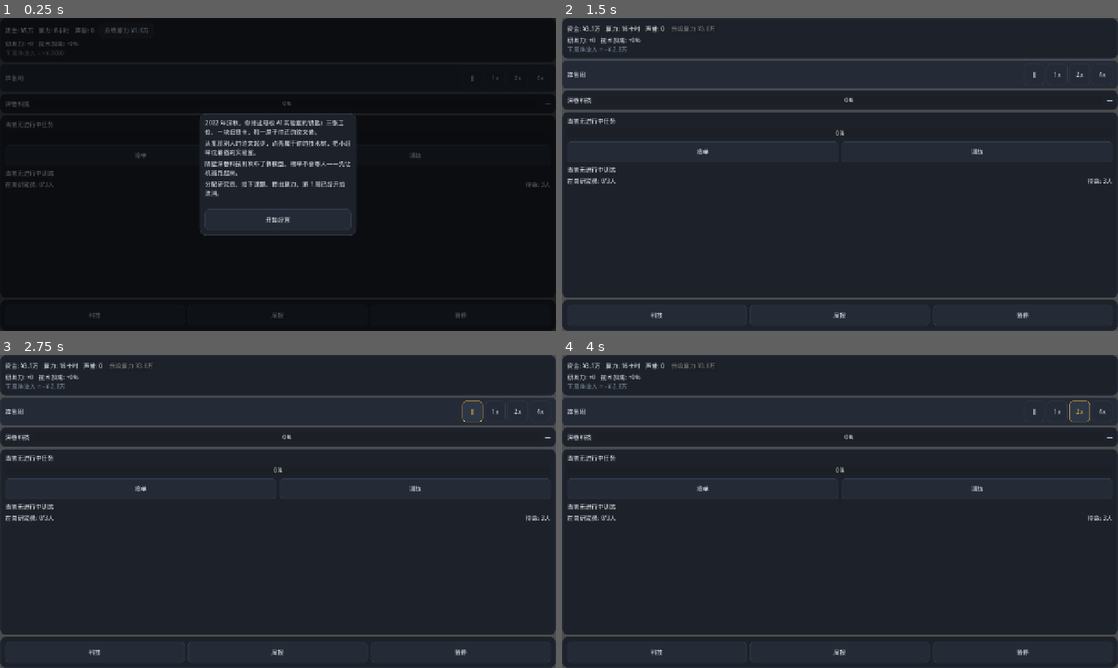
Above: before the commit, frames 1-4 (two rows, left to right).
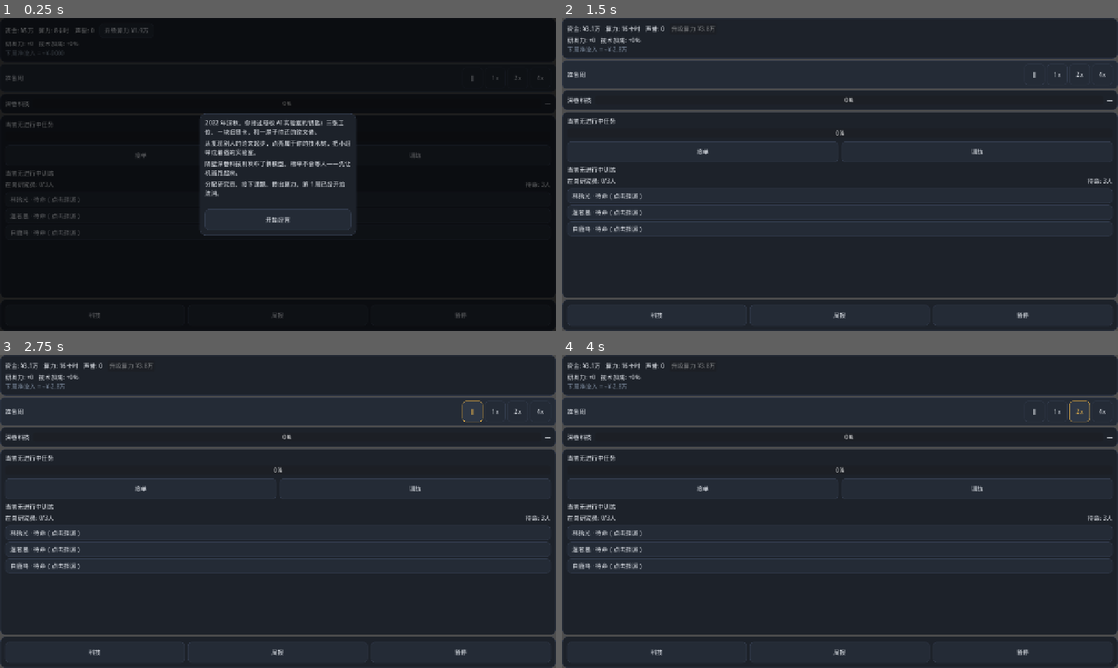
Above: after the commit, the same moments.

Repository: wingsky-1/big-ai-era
Game: Godot game, scene res://src/ui/main/main.tscn
Same seed, same stepped clock (60 frames per second), same inputs: the game is played once before the commit and once after it.
Inputs:
- Up to frame 1 (0.25 s): no input
- Up to frame 2 (1.5 s): click "开始经营" at 0.5 s; click "升级算力 ¥1.9万" at 1.25 s
- Up to frame 3 (2.75 s): click "‖" at 2 s
- Up to frame 4 (4 s): click "1x" at 2.75 s; click "2x" at 3.5 s

The runs differ from the first frame. In frame 1, 0.3% of the frame differs, in the area x 1-15%, y 57-70%; in frame 2, 1.8%, in the area x 1-99%, y 54-70%; in frame 3, 1.8%; in frame 4, 1.8%.

Commit message:
fix(v0.1.6-B1): 主台员工卡 + 科技研发失败反馈 + 训练死锁可行动化（#114/#115/#116）
- #114 主台员工实体卡（V1-03 收口）：每名员工一卡（名字+岗位状态），点击直达名册 ≤2 击指派；含集成回归锁
- #115 科技研发反馈断裂：start_research 失败必弹 toast（texts.json +3 键，理由→键映射）+ 面板常显当前影响力；GUT 回归锁（失败必弹/成功零变化）
- #116 训练冷启动死锁：zero_research_eff 原因改可行动指引 + 训练面板研发力分布摘要；GUT 回归锁（全派任务禁用可读/重指派解锁）

verify: 52/282/17045 全绿

Diff:
--- a/src/data/texts.json
+++ b/src/data/texts.json
@@ -213,5 +213,20 @@
 		"text": "继续经营",
 		"max_len": 8,
 		"vars": []
+	},
+	"tech_research_rp_shortfall": {
+		"text": "声望不足：科研消耗声望，先做任务攒声望",
+		"max_len": 30,
+		"vars": []
+	},
+	"tech_research_money_shortfall": {
+		"text": "资金不足：先做任务攒钱，再来研发",
+		"max_len": 30,
+		"vars": []
+	},
+	"tech_research_unavailable": {
+		"text": "当前节点暂不可研究",
+		"max_len": 20,
+		"vars": []
 	}
 }
--- a/src/data/ui_display.json
+++ b/src/data/ui_display.json
@@ -168,9 +168,10 @@
 		"empty_active": "当前无进行中训练",
 		"meta_template": "工期 {weeks} 周 · 成本 {cost} · 质量 {quality} · 需算力档 {tier} · 上桌上限 {max_staff} 人 · 每周占卡时 {hours}",
 		"progress_template": "剩余 {weeks} 周",
+		"eff_summary_template": "研发力 {eff} · 训练位 {on_training} 人 · 任务位 {on_task} 人",
 		"reason_texts": {
 			"already_training": "已有训练进行中",
-			"zero_research_eff": "无在岗研究员（研发力为 0）",
+			"zero_research_eff": "暂无研究员在训练位（研发力 0）——主台『在岗研究员』→名册→『指派模型训练』",
 			"insufficient_compute_tier": "算力档不足",
 			"insufficient_money": "资金不足",
 			"headcount_exceeds_base_limit": "上桌人数超过该基座上限",
@@ -179,6 +180,6 @@
 			"invalid_base_config": "基座配置不完整",
 			"deduct_failed": "扣款失败"
 		},
-		"_comment": "出处：issue #104（P0 玩家入口，训练侧）+ 需求 §3.3/§8.3（Σeff 与出分）+ DR-031/B2（max_staff 上桌上限；min_staff 本版不启用故不展示）。L2 依本表拼装 meta_text/state_text（ADR-0016 R3）。"
+		"_comment": "出处：issue #104（P0 玩家入口，训练侧）+ 需求 §3.3/§8.3（Σeff 与出分）+ DR-031/B2（max_staff 上桌上限；min_staff 本版不启用故不展示）。L2 依本表拼装 meta_text/state_text（ADR-0016 R3）。#116：zero_research_eff 改为可行动指引（原文案『无在岗研究员』误导——玩家有在岗员工，缺的是训练位）+ 新增 eff_summary_template 研发力分布摘要。"
 	}
 }
--- a/src/entities/game_world.gd
+++ b/src/entities/game_world.gd
@@ -751,6 +751,16 @@
 		freedom.record_research(week, tech_id)  # 关键决策回溯②（RF-03）
 		_recalculate_tech_bonus()
 		_emit_resources()
+	else:
+		# 研发失败必须有反馈（#115）：此前失败分支零响应 → 玩家判定"科技没办法研究"。
+		# 文案键随 reason 映射（techs.json 键由本方法单点消费，TEST_KEYS 已登记）。
+		var reason: String = str(res.get("reason", ""))
+		var text_key: String = "tech_research_unavailable"
+		if reason == "insufficient_rp":
+			text_key = "tech_research_rp_shortfall"
+		elif reason == "insufficient_money":
+			text_key = "tech_research_money_shortfall"
+		toast_queued.emit({"text_key": text_key})
 
 
 ## 启动训练（契约命令；#104 PR-B 起返回 bool 供 UI 反馈，调用方不依赖返回值亦兼容）。
@@ -817,12 +827,31 @@
 				"{weeks}", str(int(active.get("weeks_left", 0)))
 			),
 		}
+	# 研发力分布摘要（#116）：训练位/任务位计数来自 roster 只读快照（L2 委托），
+	# 让"训练为何全禁"（zero_research_eff）在面板顶部可见，并指向解法（把研究员派到训练位）。
+	var snap_rows: Array = roster.to_snapshot()
+	var on_training: int = 0
+	var on_task: int = 0
+	for srow_variant: Variant in snap_rows:
+		var srow: Dictionary = srow_variant
+		var assigned: String = str(srow.get("assigned", ""))
+		if assigned == StaffRoster.SLOT_TRAINING:
+			on_training += 1
+		elif assigned == StaffRoster.SLOT_TASK:
+			on_task += 1
+	var eff_summary_text: String = (
+		str(cfg.get("eff_summary_template", ""))
+		. replace("{eff}", str(int(context.get("research_eff", 0))))
+		. replace("{on_training}", str(on_training))
+		. replace("{on_task}", str(on_task))
+	)
 	return {
 		"title": str(cfg.get("title", "")),
 		"entry_label": str(cfg.get("entry_label", "")),
 		"start_label": str(cfg.get("start_label", "")),
 		"close_label": str(cfg.get("close_label", "")),
 		"empty_active": str(cfg.get("empty_active", "")),
+		"eff_summary": eff_summary_text,
 		"rows": rows,
 		"active": active_view,
 	}
--- a/src/ui/main/main.gd
+++ b/src/ui/main/main.gd
@@ -77,6 +77,7 @@
 @onready var training_progress_bar: ProgressBar = %TrainingProgressBar
 @onready var staff_count_label: Label = %StaffCountLabel
 @onready var idle_staff_label: Label = %IdleStaffLabel
+@onready var staff_cards_vbox: VBoxContainer = %StaffCardsVBox
 @onready var toast_label: Label = %ToastLabel
 
 @onready var dock_tech_btn: Button = %DockTechBtn
@@ -768,6 +769,33 @@
 	staff_count_label.text = "在岗研究员: %d/%d人" % [staff_assigned, staff_total]
 	idle_staff_label.text = "待命: %d人" % staff_idle
 	idle_staff_label.visible = staff_idle > 0
+	# 员工实体卡（#114 / V1-03 收口）：主台每名员工一卡（名字+岗位状态），
+	# 点击卡直达名册（≤2 击完成指派）；数据来自 L2 get_staff_view（ADR-0016）。
+	_render_staff_cards(ws_view.get("staff", []))
+
+
+## 主台员工卡渲染（#114）：只做表现层拼装，状态文案来自 L2 行数据（assigned 槽位）。
+## 点击卡 → 名册面板（既有 ROSTER 入口），指派动作仍走契约命令 assign_staff。
+func _render_staff_cards(staff_rows: Array) -> void:
+	for child: Node in staff_cards_vbox.get_children():
+		child.queue_free()
+	for row_variant: Variant in staff_rows:
+		var row: Dictionary = row_variant
+		var staff_name: String = str(row.get("name", ""))
+		if staff_name.is_empty():
+			continue
+		var slot: String = str(row.get("assigned", ""))
+		var state_text: String = "待命"
+		if slot == StaffRoster.SLOT_TRAINING:
+			state_text = "训练位"
+		elif slot == StaffRoster.SLOT_TASK:
+			state_text = "任务位"
+		var card: Button = Button.new()
+		card.text = "%s · %s（点击指派）" % [staff_name, state_text]
+		card.alignment = HORIZONTAL_ALIGNMENT_LEFT
+		card.custom_minimum_size = Vector2(0, 32)  # num-ok: 触控热区（表现层）
+		card.pressed.connect(func() -> void: _stack.push_panel(PanelStack.PanelId.ROSTER))
+		staff_cards_vbox.add_child(card)
 
 	var rival_view: Dictionary = _presenter.get_rival_view()
 	rival_name_label.text = str(rival_view.get("rival_name", ""))
--- a/src/ui/main/main.tscn
+++ b/src/ui/main/main.tscn
@@ -203,6 +203,11 @@
 mouse_filter = 0
 text = "待命: 0人"
 
+[node name="StaffCardsVBox" type="VBoxContainer" parent="ShellVBox/Workspace/WorkspaceVBox"]
+unique_name_in_owner = true
+layout_mode = 2
+theme_override_constants/separation = 4
+
 [node name="ToastLabel" type="Label" parent="ShellVBox/Workspace/WorkspaceVBox"]
 unique_name_in_owner = true
 visible = false
--- a/src/ui/modals/tech_tree_dialog.gd
+++ b/src/ui/modals/tech_tree_dialog.gd
@@ -12,6 +12,7 @@
 @onready var title_label: Label = %TitleLabel
 @onready var close_btn: Button = %CloseBtn
 @onready var domain_summary_label: Label = %DomainSummaryLabel
+@onready var rp_status_label: Label = %RpStatusLabel
 @onready var tech_list_vbox: VBoxContainer = %TechListVBox
 
 
@@ -24,6 +25,7 @@
 func _ready() -> void:
 	ModalSizing.apply(self)
 	domain_summary_label.autowrap_mode = TextServer.AUTOWRAP_WORD_SMART
+	rp_status_label.autowrap_mode = TextServer.AUTOWRAP_WORD_SMART
 	close_btn.pressed.connect(func() -> void: closed.emit())
 	_render()
 
@@ -31,6 +33,10 @@
 func _render() -> void:
 	if _world == null:
 		return
+
+	# 研发门槛可视（#115）：面板内常显当前影响力，让"点树要攒声望"在点按前可见。
+	# 数值经 L2 资源委托取数（ADR-0016：L3 不直读子系统/数据表），文案仅本行拼接。
+	rp_status_label.text = "当前影响力：%d（研发会消耗影响力，做任务可积攒）" % _world.get_influence()
 
 	# 域口径一律经 L2 数据面（ADR-0016 决策②：L3 禁读 L4 数据表）：
 	# progress.domains 同时供汇总行与列表行的"域显示名 + 是否可研"使用。
--- a/src/ui/modals/tech_tree_dialog.tscn
+++ b/src/ui/modals/tech_tree_dialog.tscn
@@ -42,6 +42,10 @@
 unique_name_in_owner = true
 layout_mode = 2
 text = "领域探明"
+[node name="RpStatusLabel" type="Label" parent="MainVBox"]
+unique_name_in_owner = true
+layout_mode = 2
+text = ""
 
 [node name="ScrollContainer" type="ScrollContainer" parent="MainVBox"]
 layout_mode = 2
--- a/src/ui/modals/training_dialog.gd
+++ b/src/ui/modals/training_dialog.gd
@@ -15,6 +15,7 @@
 
 @onready var title_label: Label = %TrainingTitle
 @onready var active_label: Label = %TrainingActive
+@onready var eff_summary_label: Label = %EffSummaryLabel
 @onready var rows_vbox: VBoxContainer = %TrainingRows
 @onready var close_btn: Button = %TrainingCloseBtn
 
@@ -37,6 +38,10 @@
 	title_label.text = str(_view.get("title", ""))
 	close_btn.text = str(_view.get("close_label", ""))
 	active_label.text = _active_text()
+	# 研发力分布摘要（#116）：L2 已拼装 eff_summary 文案，本处只透传显隐。
+	var eff_text: String = str(_view.get("eff_summary", ""))
+	eff_summary_label.text = eff_text
+	eff_summary_label.visible = not eff_text.is_empty()
 	for child: Node in rows_vbox.get_children():
 		child.queue_free()
 	for row_variant: Variant in _view.get("rows", []):
--- a/src/ui/modals/training_dialog.tscn
+++ b/src/ui/modals/training_dialog.tscn
@@ -34,6 +34,11 @@
 layout_mode = 2
 autowrap_mode = 3
 text = "当前无进行中训练"
+[node name="EffSummaryLabel" type="Label" parent="TrainingVBox"]
+unique_name_in_owner = true
+layout_mode = 2
+autowrap_mode = 3
+text = ""
 
 [node name="TrainingRows" type="VBoxContainer" parent="TrainingVBox"]
 unique_name_in_owner = true
--- a/tests/integration/test_main_scene_smoke.gd
+++ b/tests/integration/test_main_scene_smoke.gd
@@ -37,7 +37,7 @@
 	assert_null(main.get_node_or_null("%DockEventBtn"), "Dock 严禁存在'事件'键（GDD §13 / 否决点 1）")
 
 	# 3. 验证向后兼容旧自检资产
-	assert_eq(main_scene.get_text_count(), 43, "文本管线应加载到 43 个键（批 1a 三键）")
+	assert_eq(main_scene.get_text_count(), 46, "文本管线应加载到 46 个键（批 1a 三键 + #115 研发反馈三键）")
 	assert_not_null(main_scene.get_world(), "AppShell 应初始化 GameWorld")
 	assert_not_null(main_scene.get_driver(), "AppShell 应初始化 GameLoopDriver")
 
--- a/tests/integration/test_tech_and_staff_panels.gd
+++ b/tests/integration/test_tech_and_staff_panels.gd
@@ -301,3 +301,38 @@
 	var dock_report_btn: Button = main.get_node("%DockReportBtn")
 	dock_report_btn.emit_signal("pressed")
 	assert_eq(stack.get_z1_panel(), PanelStack.PanelId.REPORT_ARCHIVE, "Dock 周报键应以 z1 打开历史周报")
+
+
+## #114 回归锁：主台员工实体卡（V1-03 收口）——W0 三名员工各一卡（名字+岗位状态），
+## 点击卡直达名册面板（≤2 击完成指派链路的前置：卡可见 + 一击可达）。
+func test_main_screen_staff_cards_render_and_open_roster() -> void:
+	var main := MAIN_SCENE.instantiate()
+	add_child_autofree(main)
+	await get_tree().process_frame
+	await get_tree().process_frame
+
+	var main_scene := main as MainScene
+	var stack: PanelStack = main_scene.get_stack()
+	var cards_vbox: VBoxContainer = main.get_node("%StaffCardsVBox")
+	assert_true(cards_vbox.get_child_count() >= 3, "主台应渲染至少 3 张员工卡（W0 三研究员）")
+
+	var names_found: Dictionary = {}
+	for child: Node in cards_vbox.get_children():
+		var btn := child as Button
+		if btn == null:
+			continue
+		var text: String = str(btn.text)
+		assert_false(text.is_empty(), "员工卡按钮文案非空")
+		assert_true(
+			text.contains("待命") or text.contains("训练位") or text.contains("任务位"),
+			"卡片应含岗位状态（%s）" % text
+		)
+		for staff_name: String in ["林拾光", "温若愚", "白鹿鸣"]:
+			if text.contains(staff_name):
+				names_found[staff_name] = true
+	assert_eq(names_found.size(), 3, "三名研究员的名字都应出现在卡片上")
+
+	# 点击第一张卡 → 名册以 z1 打开（≤2 击完成指派的前提：卡点击=1 击进名册）
+	var first_card := cards_vbox.get_child(0) as Button
+	first_card.emit_signal("pressed")
+	assert_eq(stack.get_z1_panel(), PanelStack.PanelId.ROSTER, "点击员工卡应直达名册面板")
--- a/tests/unit/test_data_loader.gd
+++ b/tests/unit/test_data_loader.gd
@@ -11,7 +11,7 @@
 
 func test_load_texts_table_succeeds() -> void:
 	var texts := DataLoader.load_json(TEXTS_PATH)
-	assert_eq(texts.size(), 43, "文本起步集应包含 43 个键（批 1a 三键）")
+	assert_eq(texts.size(), 46, "文本起步集应包含 46 个键（批 1a 三键 + #115 研发反馈三键）")
 	assert_true(texts.has("opening_line_intro"), "应包含 opening_line_intro 条目")
 	var intro: Dictionary = texts.get("opening_line_intro", {})
 	assert_eq(int(intro.get("max_len", 0)), 60, "开场白 max_len 应为 60")
--- a/tests/unit/test_game_world.gd
+++ b/tests/unit/test_game_world.gd
@@ -190,3 +190,30 @@
 	# 权威周数（world.week）与触发器内部计数（clock.week）一致性锁定。
 	_world.simulate_weeks(5)
 	assert_eq(_world.week, _world.clock.week, "双周计数应一致（漂移=周结序 bug）")
+
+
+## #115 回归锁：研发失败必须有反馈（此前 start_research 失败分支零响应 →
+## 玩家点「研发」无任何反应，判定"科技没办法研究"）。失败必弹 toast（reason→键），成功零变化。
+func test_research_insufficient_rp_emits_feedback_toast() -> void:
+	# 开局声望 0 < silver_leash rp_cost 300 → insufficient_rp 分支必须弹 toast。
+	var toasts := _poured("toast_queued")
+	var before: int = toasts.size()
+	_world.start_research("silver_leash")
+	toasts = _poured("toast_queued")
+	assert_eq(toasts.size(), before + 1, "RP 不足应弹 1 次 toast（#115）")
+	var payload: Dictionary = toasts[-1][0]
+	assert_eq(
+		str(payload.get("text_key", "")), "tech_research_rp_shortfall", "reason 映射键应为 RP 不足文案"
+	)
+	assert_eq(_world.tech_fog.get_state("silver_leash"), TechFog.STATE_RESEARCHABLE, "研发失败不得点亮节点")
+
+
+func test_research_success_does_not_emit_feedback_toast() -> void:
+	# ok 路径零变化：注入足够声望后研究成功 → 无失败 toast、节点点亮、tech_bonus 重算。
+	_world.economy.apply_delta("influence", 300, "test")
+	var toasts := _poured("toast_queued")
+	var before: int = toasts.size()
+	_world.start_research("silver_leash")
+	assert_eq(_poured("toast_queued").size(), before, "成功路径不应弹失败 toast（#115）")
+	assert_eq(_world.tech_fog.get_state("silver_leash"), TechFog.STATE_LIT, "研究成功应点亮节点")
+	assert_gt(_world.tech_bonus, 0.0, "点亮后 tech_bonus 应重算为正")
--- a/tests/unit/test_texts.gd
+++ b/tests/unit/test_texts.gd
@@ -56,6 +56,9 @@
 	"report_quiet_week": "周报兜底——批 1a 周报 UI 修复接入",
 	"compute_upgrade_button": "买卡入口——批 1c 资源栏按钮接入",
 	"compute_upgrade_maxed": "买卡入口——批 1c 顶档提示接入",
+	"tech_research_rp_shortfall": "科技研发——#115 研发失败 toast（RP 不足）接入",
+	"tech_research_money_shortfall": "科技研发——#115 研发失败 toast（资金不足）接入",
+	"tech_research_unavailable": "科技研发——#115 研发失败 toast（兜底）接入",
 }
 
 ## 各插值变量的引用样例值（PR 消费点的最长口径；{var} 按 0 字计，长度断言用）。
@@ -77,7 +80,7 @@
 func test_texts_table_shape_is_valid() -> void:
 	assert_true(TextService.is_enabled(), "TextService 静态初始化应成功（熔断即全断言空洞通过）")
 	var texts: Dictionary = DataLoader.load_json(TEXTS_PATH)
-	assert_eq(texts.size(), 43, "起步集应为 43 键（DR-010 起步集约定 + 批 1a 三键）")
+	assert_eq(texts.size(), 46, "起步集应为 46 键（DR-010 起步集约定 + 批 1a 三键 + #115 研发反馈三键）")
 	for key: String in texts:
 		var entry: Variant = texts[key]
 		assert_true(entry is Dictionary, "键 %s 应为对象条目" % key)
--- a/tests/unit/test_training_view.gd
+++ b/tests/unit/test_training_view.gd
@@ -127,6 +127,50 @@
 	)
 
 
+## #116 回归锁：训练冷启动死锁——全派任务时原因文案必须可行动（不误导），
+## 面板必须携带研发力分布摘要；重指派 1 人上训练位后低档基座解锁。
+func test_zero_eff_reason_actionable_and_eff_summary() -> void:
+	var world := GameWorld.new()
+	autofree(world)
+	world.start_new_game(SEED)
+	# 全员派任务（"打工"态）→ 训练全禁，原因文案可行动
+	var staff_ids: Array = world.staff.keys()
+	assert_eq(staff_ids.size(), 3, "开局三研究员")
+	for sid_variant: Variant in staff_ids:
+		world.assign_staff(str(sid_variant), StaffRoster.SLOT_TASK)
+	var view: Dictionary = world.get_training_view()
+	assert_true(
+		str(view["eff_summary"]).contains("训练位 0 人"), "摘要应显示训练位 0 人（%s）" % str(view["eff_summary"])
+	)
+	assert_true(
+		str(view["eff_summary"]).contains("任务位 3 人"), "摘要应显示任务位 3 人（%s）" % str(view["eff_summary"])
+	)
+	for row_variant: Variant in view["rows"]:
+		var row: Dictionary = row_variant
+		assert_false(bool(row["available"]), "全派任务时基座不可启动（%s）" % str(row["base_id"]))
+		assert_eq(str(row["reason"]), "zero_research_eff", "全派任务原因应为 zero_research_eff")
+		assert_true(
+			str(row["state_text"]).contains("指派模型训练"),
+			"zero_research_eff 原因必须含可行动指引（%s）" % str(row["state_text"])
+		)
+		assert_false(
+			str(row["state_text"]).contains("无在岗研究员（研发力为 0）"),
+			"旧误导文案（无在岗研究员）必须移除（%s）" % str(row["state_text"])
+		)
+	# 重指派 1 人上训练位 → 摘要更新 + 低档基座解锁
+	world.assign_staff(str(staff_ids[0]), StaffRoster.SLOT_TRAINING)
+	var view2: Dictionary = world.get_training_view()
+	assert_true(
+		str(view2["eff_summary"]).contains("训练位 1 人"),
+		"摘要应更新训练位 1 人（%s）" % str(view2["eff_summary"])
+	)
+	assert_true(
+		str(view2["eff_summary"]).contains("任务位 2 人"),
+		"摘要应更新任务位 2 人（%s）" % str(view2["eff_summary"])
+	)
+	assert_true(bool(_row_of(view2, FIRST_BASE)["available"]), "1 人上训练位后低档基座应可启动")
+
+
 func _row_of(view: Dictionary, base_id: String) -> Dictionary:
 	for row_variant: Variant in view.get("rows", []):
 		var row: Dictionary = row_variant
